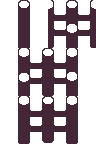
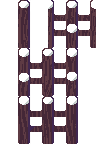
Layered file, before and after one edit (96×144). Changes by layer:
added layer "Shade" above "Wood Patterns" over [26, 0, 78, 144]
added layer "Wood Patterns" (soft light, 50%) above "Base" over [18, 0, 96, 144]
renamed "Layer 2" to "Base", painted on it over [18, 0, 96, 144]